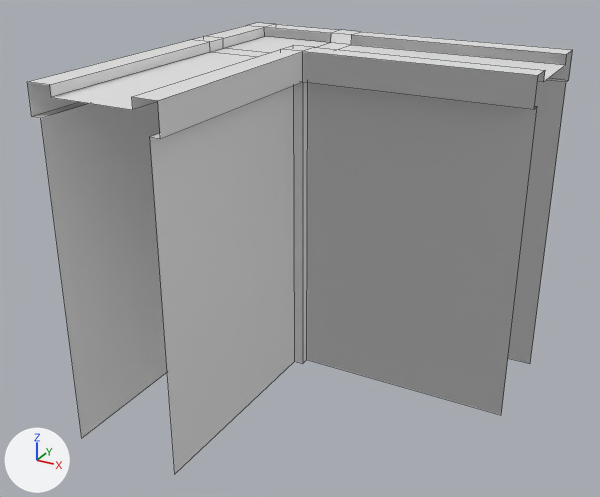
The FBX model Sources/Mijs/objects/corner_1.FBX, before and after one commit.
One viewpoint serves both versions: a 50 mm camera at (2.44, -6.9, 4.4) aimed at (-0.75, -1.1, 1.51). Arrows for +X, +Y and +Z are at lower left; the lights stay in place. Mesh edges are drawn as thin lines. Where no turn or scale is listed for an object, it has been applied to the vertices.

The scene before the commit, as lines of its bpy script (objects in view):
```python
me_mesh = bpy.data.meshes.new('Mesh')
me_mesh.from_pydata(...)  # 76 vertices, 57 faces; spans x -0.76..2.42, y -2.34..0.84, z 0.0..3.09
ob_corner = bpy.data.objects.new('corner', me_mesh)
ob_corner.location = (-1.419, -0.247, 0.0)
```
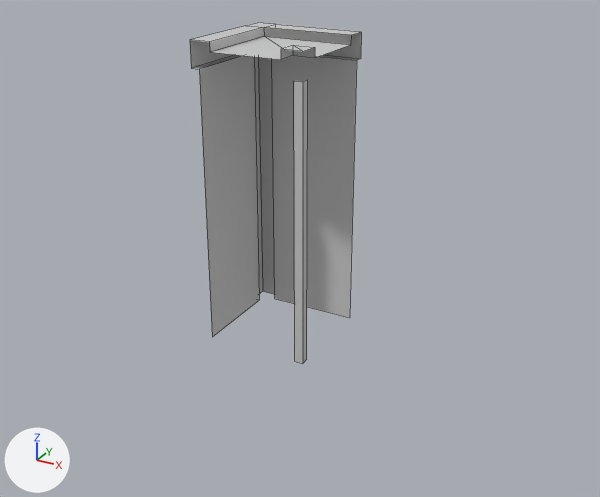
Changed parts and their boxes (x1, y1, x2, y2) in the pictures (600 x 497 px):
'corner', reshaped (69% narrower, 24% shorter): before (27, 23, 573, 474); after (190, 23, 361, 364)
part 1 of me_mesh, cut back: before (27, 24, 573, 474); after (190, 24, 361, 337)
part 2 of me_mesh, recoloured: before (247, 23, 308, 364); after (247, 23, 315, 364)

The change in detail:
Material '01 - Default' (mat_01___default) is new.
Its base color is (0.588, 0.588, 0.588) (light grey #cacaca).
Its roughness is 0.859.
me_mesh is used by ob_corner; location (-1.419, -0.247, 0.0).
me_mesh had 76 vertices, 57 faces and spanned x -0.76..2.42, y -2.34..0.84, z 0.0..3.09.
me_mesh now has 40 vertices, 25 faces and spans x -0.76..0.42, y -0.34..0.84, z 0.0..3.09.
Part 1, on me_mesh:
36 vertices are removed from x -0.76..2.42, y -2.34..0.84, z 0.0..3.09.
46 faces are deleted.
14 new faces join them.
me_mesh part 2: 11 faces spanning x -0.76..0.42, y -0.34..0.84, z 0.0..3.09 switch from no material to mat_01___default (light grey #cacaca).
